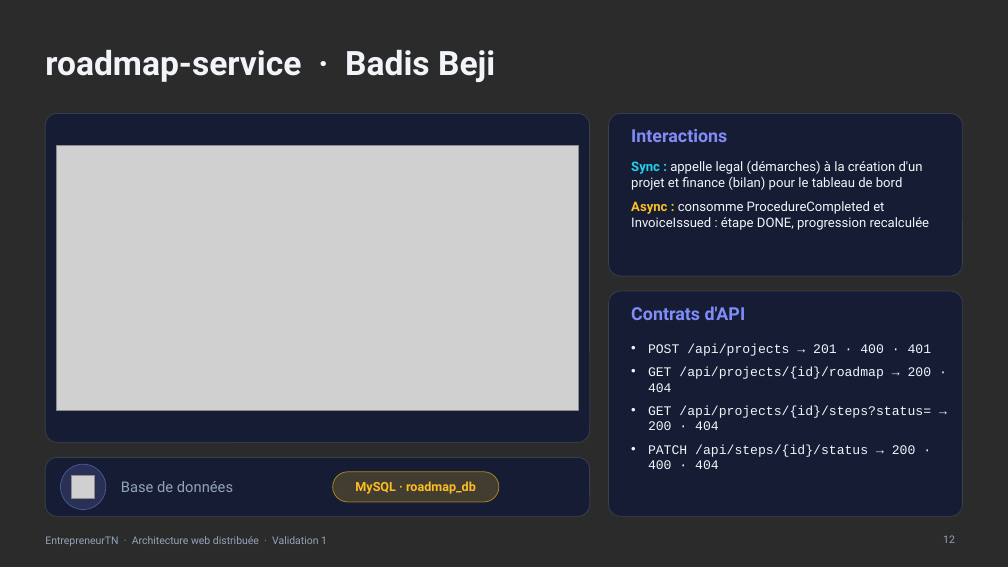
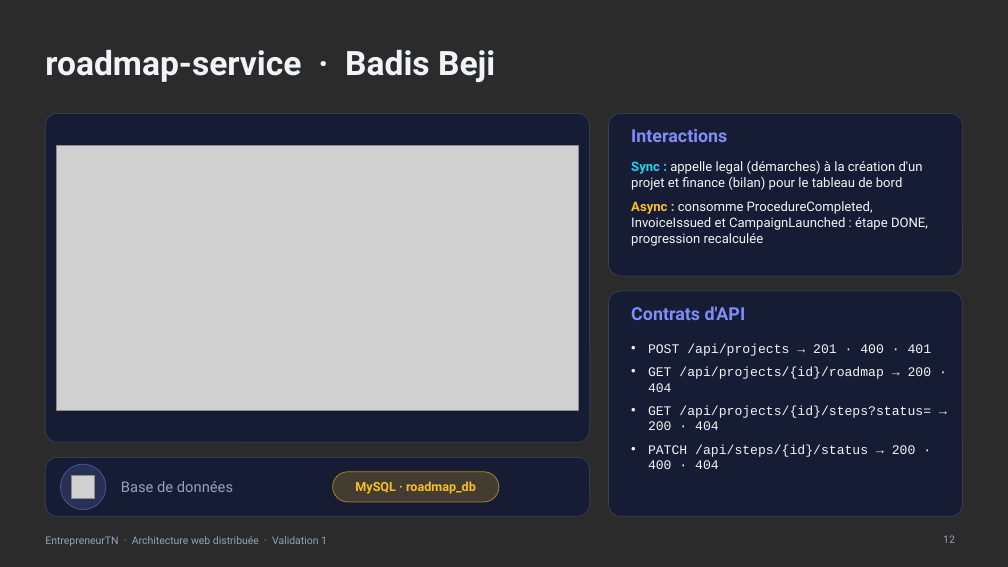
Before and after one commit to BadisBeji/EntrepreneurTN-4SSA10, a slide deck: slide 12 of Documentation/Presentation/Presentation_EntrepreneurTN.pptx. Drawn at 1008x567 pixels with LibreOffice and Linux fonts; fonts in the diff are those of the drawing; grey boxes stand for pictures; background and template pictures are left out; a plain dark background stands for a picture behind light text. Boxes give left, top, right and bottom in pixels: in the first picture for what was removed or moved away, otherwise in the second. Text is boxed around its words. In the diff, an @@ line names an element or a change of style, - is before the commit and + after.

```diff
--- a/Documentation/Presentation/Presentation_EntrepreneurTN.pptx
+++ b/Documentation/Presentation/Presentation_EntrepreneurTN.pptx
@@ text at bbox=[631, 201, 928, 246]: text changed @@
-Async : consomme ProcedureCompleted et InvoiceIssued : étape DONE, progression recalculée
+Async : consomme ProcedureCompleted, InvoiceIssued et CampaignLaunched : étape DONE, progression recalculée
```
Also in this commit, not shown: 9 other slides changed, 2 slides added, 17 other files.
